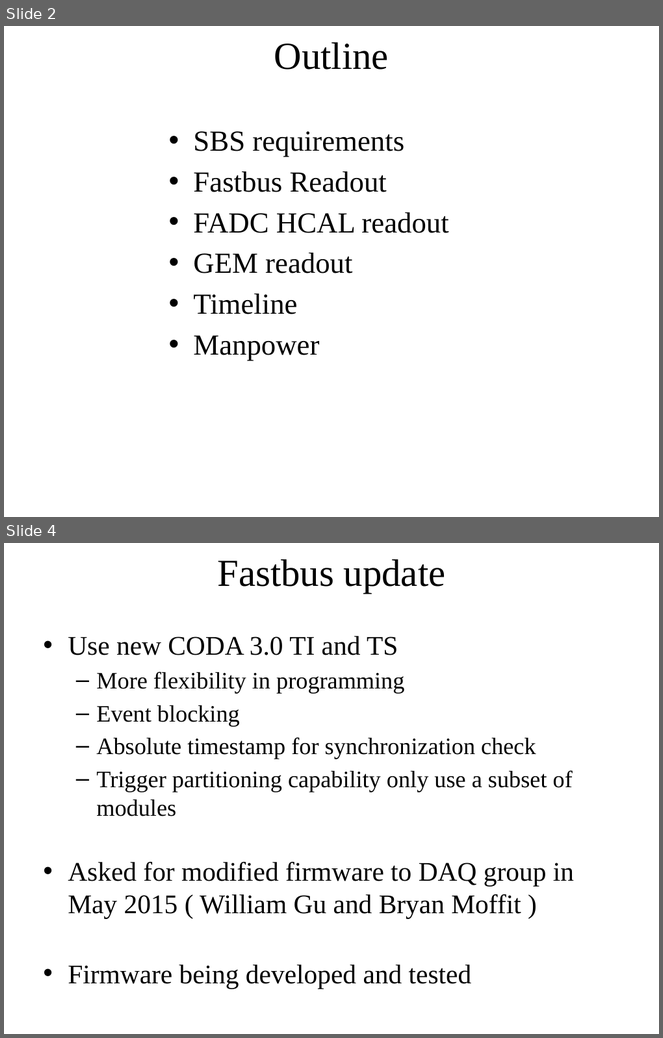
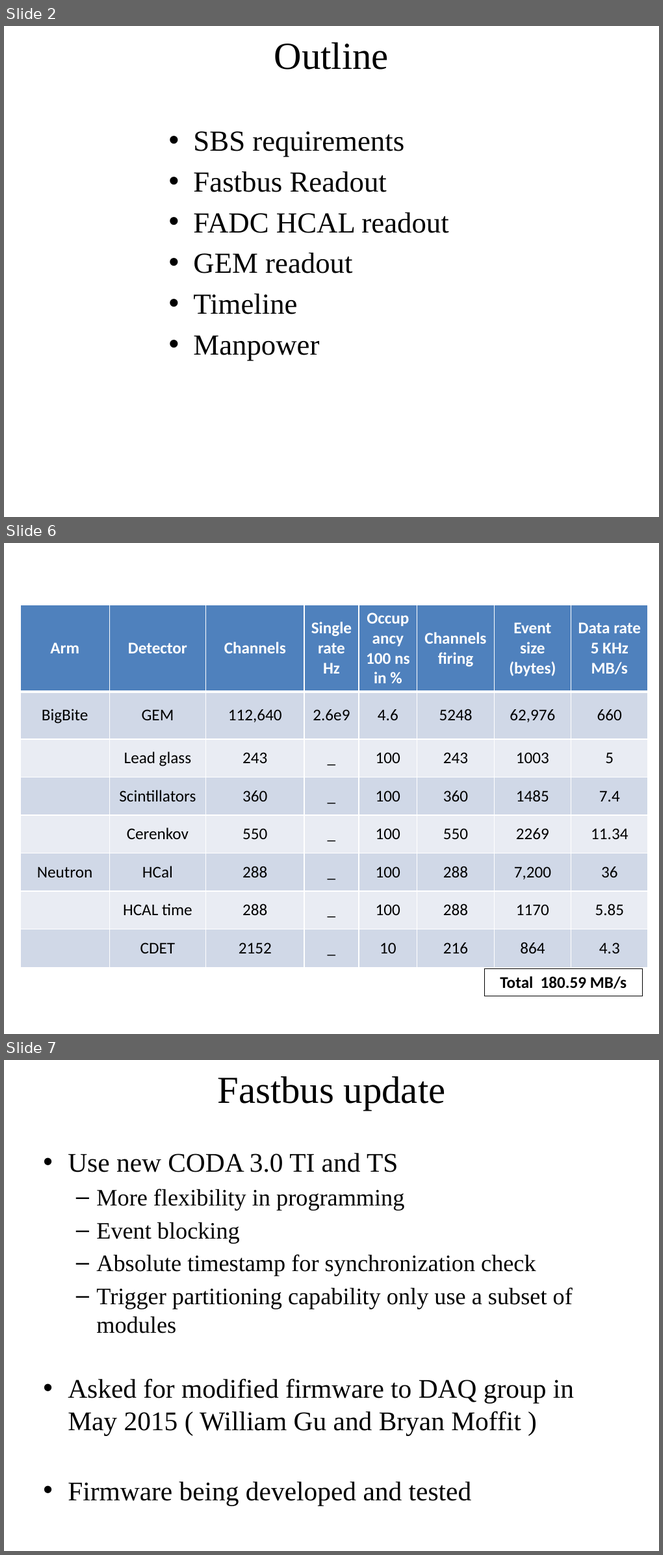
Before and after one commit to bmoffit/sbsdaq, a slide deck: 2015_DOE_Review/SuperBigBite DAQ update.pptx. Shown one above the other, each under a label of ours: slides 2 and 4 before the commit, slides 2, 6 and 7 after it; the slides between them are not shown. The pictures are 663x1038 and 663x1555 pixels, drawn with LibreOffice and Linux fonts; fonts in the diff are those of the drawing; grey boxes stand for pictures; background and template pictures are left out. Boxes give left, top, right and bottom in pixels: in the first picture for what was removed or moved away, otherwise in the second. Text is boxed around its words. In the diff, an @@ line names an element or a change of style, - is before the commit and + after.

```diff
--- a/2015_DOE_Review/SuperBigBite DAQ update.pptx
+++ b/2015_DOE_Review/SuperBigBite DAQ update.pptx
@@ slide 6 added at <box>4,543,659,1034</box>, background picture (left out) @@
@@ table added at <box>20,605,647,966</box>, 8 rows, 8 columns @@
+Arm | Detector | Channels | Single rate / Hz | Occupancy / 100 ns in % | Channels firing | Event size / (bytes) | Data rate / 5 KHz / MB/s
+BigBite | GEM | 112,640 | 2.6e9 | 4.6 | 5248 | 62,976 | 660
+ | Lead glass | 243 | _ | 100 | 243 | 1003 | 5
+ | Scintillators | 360 | _ | 100 | 360 | 1485 | 7.4
+ | Cerenkov | 550 | _ | 100 | 550 | 2269 | 11.34
+Neutron | HCal | 288 | _ | 100 | 288 | 7,200 | 36
+ | HCAL time | 288 | _ | 100 | 288 | 1170 | 5.85
+ | CDET | 2152 | _ | 10 | 216 | 864 | 4.3
@@ rectangle added at <box>484,969,643,997</box>, outline #000000 0.75 pt, 18 pt, text #000000, bold @@
+Total 180.59 MB/s
@@ what was slide 4 is now slide 7 @@
```
Also in this commit, not shown: 2 slides changed, 2 other slides added.
